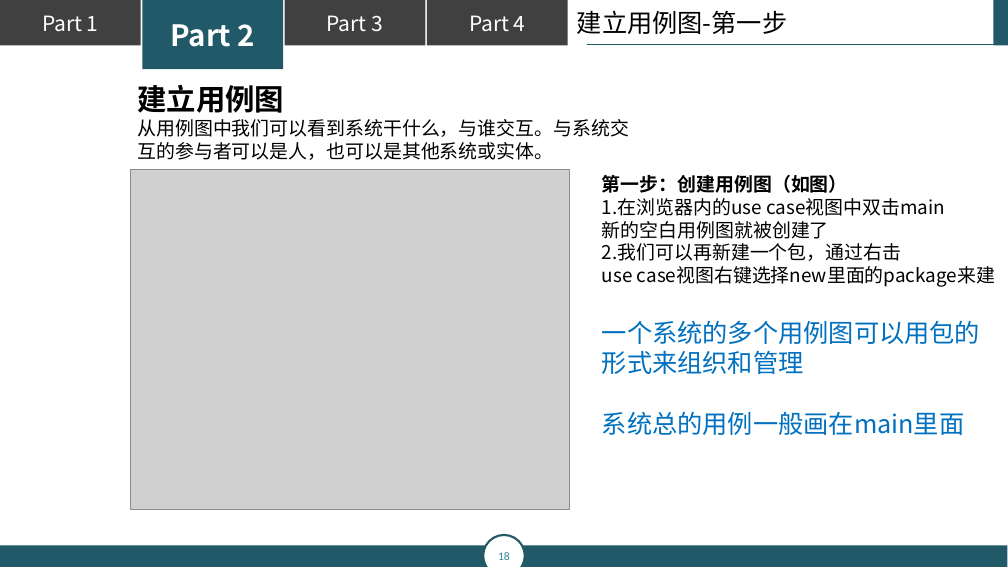
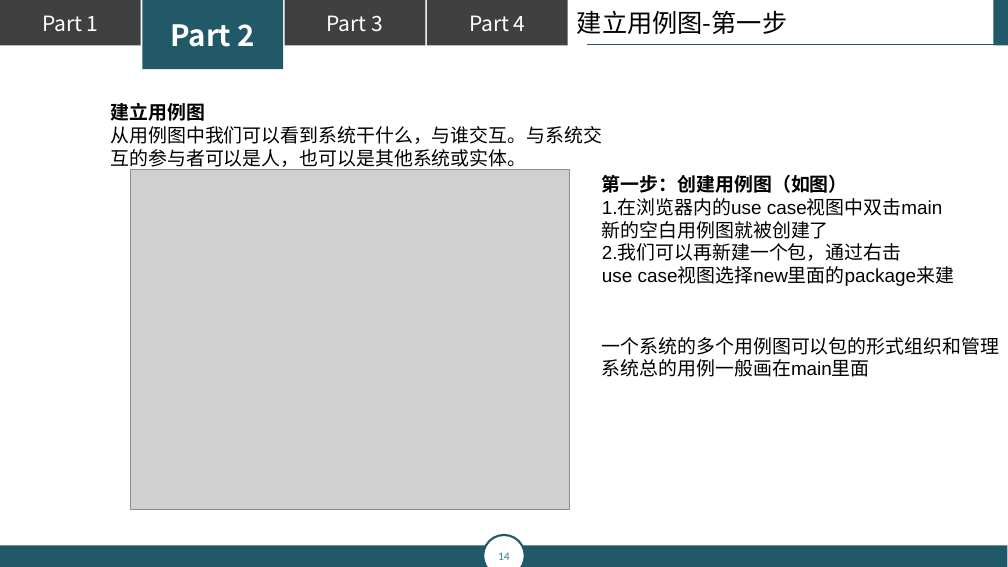
Before and after one commit to popopoi/PRD2018-G07, a slide deck: slide 14 of 翻转课堂PPT/PRD2018-G07-第五周翻转课堂PPT.pptx (slide 18 before the commit). Drawn at 1008x567 pixels with LibreOffice and Linux fonts; fonts in the diff are those of the drawing; grey boxes stand for pictures. Boxes give left, top, right and bottom in pixels: in the first picture for what was removed or moved away, otherwise in the second. Text is boxed around its words. In the diff, an @@ line names an element or a change of style, - is before the commit and + after.

```diff
--- a/翻转课堂PPT/PRD2018-G07-第五周翻转课堂PPT.pptx
+++ b/翻转课堂PPT/PRD2018-G07-第五周翻转课堂PPT.pptx
@@ text "建立用例图": place and size @@
-text "建立用例图" at bbox=[137, 85, 629, 160]
+text "建立用例图" at bbox=[110, 103, 602, 170]
@@ text "建立用例图" at bbox=[110, 103, 602, 170]: size 28 to 18 pt in "建立用例图"; font Noto Sans CJK SC to Arial @@
@@ text at bbox=[602, 175, 942, 261]: font Noto Sans CJK SC to Arial in "第一步：创建用例图（如图）", "1.在浏览器内的use case视图中双击main", "新的空白用例图就被创建了", "2.我们可以再新建一个包，通过右击" @@
@@ text at bbox=[602, 268, 954, 286]: text changed; font Noto Sans CJK SC to Arial @@
-use case视图右键选择new里面的package来建
+use case视图选择new里面的package来建
@@ text "一个系统的多个用例图可以包的形式组织和管理": place and size @@
-text "一个系统的多个用例图可以包的形式组织和管理" at bbox=[602, 320, 980, 435]
+text "一个系统的多个用例图可以包的形式组织和管理" at bbox=[602, 337, 999, 377]
@@ text at bbox=[602, 337, 999, 355]: text changed; size 24 to 18 pt; font Noto Sans CJK SC to Arial; text colour #0070C0 to #000000 @@
-一个系统的多个用例图可以用包的
-形式来组织和管理
+一个系统的多个用例图可以包的形式组织和管理
@@ text at bbox=[602, 359, 870, 377]: size 24 to 18 pt, font Noto Sans CJK SC to Arial, text colour #0070C0 to #000000 in "系统总的用例一般画在main里面" @@
@@ page number at bbox=[498, 552, 510, 560]: text changed @@
-18
+14
```
Also in this commit, not shown: 35 other slides changed, 15 slides removed.
